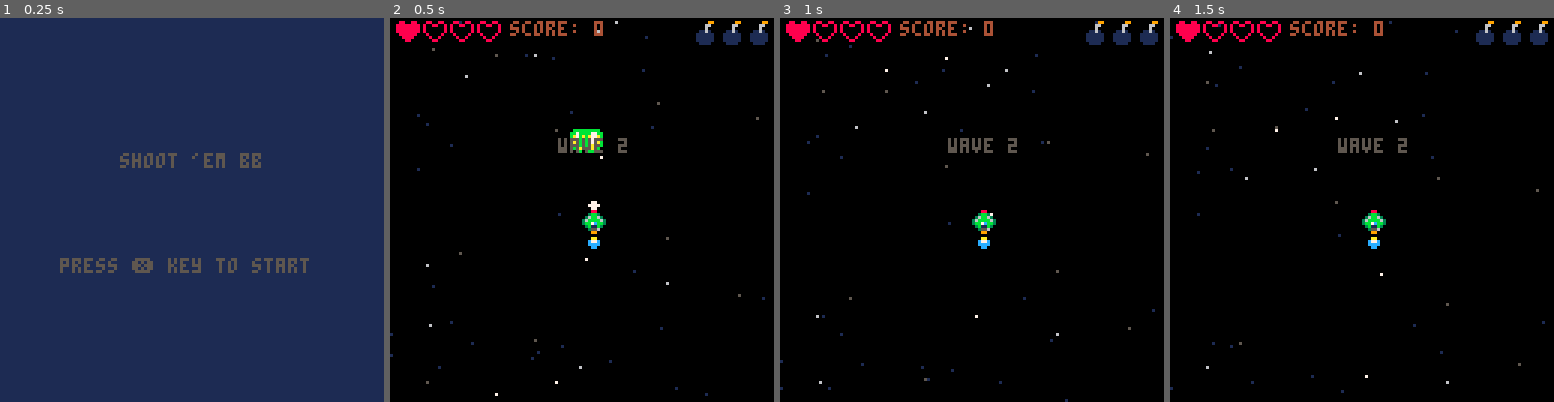
Above: before the commit, frames 1-4 (left to right).
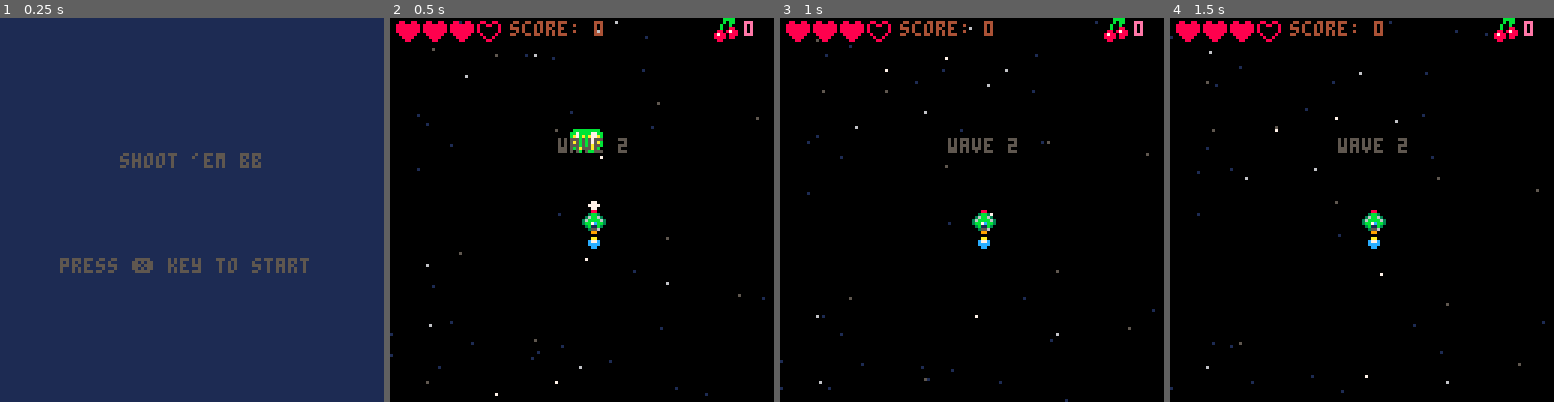
Above: after the commit, the same moments.

Repository: ata-o/shmup
Game: PICO-8 cartridge shmup.p8
The game is run twice, just before and just after one commit, with the same random seed, the same clock (stepped at 60 frames per second) and the same inputs.
Inputs:
- Up to frame 1 (0.25 s): no input
- Up to frame 2 (0.5 s): tap X (X key) at 0.33 s
- Up to frame 3 (1 s): tap O (Z key) at 0.7 s
- Up to frame 4 (1.5 s): tap X (X key) at 1.07 s

Frame 1 is identical in both runs. In frame 2, 1.0% of the frame differs, in the area x 9-99%, y 0-8%; in frame 3, 1.0%; in frame 4, 1.0%.

Commit message:
chore: polish pickups

Diff:
--- a/game_manager.lua
+++ b/game_manager.lua
@@ -27,13 +27,15 @@
 	game.bombspr = 14
 	game.bombempty = 15
 
+	game.cher=0
+
 	start_game()
 end
 
 function draw_ui()
 	print("score: " .. game.score, 40, 1, 4)
 	draw_hp()
-	draw_bombs()
+	draw_cher()
 end
 
 function draw_hp()
@@ -54,6 +56,11 @@
 			spr(game.bombempty, 120-(i*9-8),1)
 		end
 	end
+end
+
+function draw_cher()
+	spr(38, 108, 0)
+	print(game.cher, 118, 1, 14)
 end
 
 function draw_object(obj)
@@ -72,6 +79,13 @@
 		spry-=2
 	end
 	spr(obj.spr, sprx, spry, obj.sprw, obj.sprh)
+end
+
+function draw_outline(obj)
+	spr(obj.spr, obj.x+1, obj.y, obj.sprw, obj.sprh)
+	spr(obj.spr, obj.x-1, obj.y, obj.sprw, obj.sprh)
+	spr(obj.spr, obj.x, obj.y+1, obj.sprw, obj.sprh)
+	spr(obj.spr, obj.x, obj.y-1, obj.sprw, obj.sprh)
 end
 
 function make_object()
@@ -133,6 +147,9 @@
 				enem.flash=3
 				if enem.hp <= 0 then
 					kill_enemy(enem)
+					if rnd()<0.1 then
+						make_pickup(enem.x+3, enem.y+3)
+					end
 				end
 				if #enemies == 0 then
 					next_wave()
--- a/pickups.lua
+++ b/pickups.lua
@@ -4,14 +4,24 @@
 
 function make_pickup(x,y)
     p = make_object()
-    p.spr = 50
+    p.spr = 38
     p.x=x
     p.y=y
-    p.sy=1
+    p.sy=0.5
+    add(pickups, p)
 end
 
 function draw_pickups()
     for p in all(pickups) do
+        local col=7
+        if t%4<2 then
+            col=14
+        end
+        for i=1,15 do
+            pal(i,col)
+        end
+        draw_outline(p)
+        pal()
         draw_object(p)
     end
 end
@@ -19,5 +29,19 @@
 function move_pickups()
     for p in all(pickups) do
         move(p)
+        if p.y > 128 then
+            del(pickups, p)
+        end
     end
 end
+
+function check_pickup_collisions()
+    for p in all(pickups) do
+        if collide(p, ship) then
+            game.cher += 1
+            del(pickups, p)
+            make_shwave(p.x+4,p.y+4, 3, 6, 14, 1)
+            sfx(30)
+        end
+    end
+end
--- a/shmup.p8
+++ b/shmup.p8
@@ -29,14 +30,14 @@
 00baab00000000000009900003b7cb30000000000037730000377300003773000037730000000000000000000000000000000000000000000000000000000000
 00033000000000000000000000311300000000000303303003033030030330300303303000000000000000000000000000000000000000000000000000000000
 00000000000000000000000000055000000000000300003030000003030000300330033000000000000000000000000000000000000000000000000000000000
-0bbbb00000000000000000000000000000bbbb000000000000000000000000000000000000000000000000000000000000000000000000000000000000000000
-bb77bb0000bbbb000000000000bbbb000baaaab00000000000000000000000000000000000000000000000000000000000000000000000000000000000000000
-ba77ab000baaaab0000bb0000baaaab0baa77aab0000000000000000000000000000000000000000000000000000000000000000000000000000000000000000
-ba77ab000ba77ab000b77b000ba77ab0ba7777ab0000000000000000000000000000000000000000000000000000000000000000000000000000000000000000
-ba77ab000ba77ab000baab000ba77ab0ba7777ab0000000000000000000000000000000000000000000000000000000000000000000000000000000000000000
-bbaabb000baaaab0000330000baaaab0baa77aab0000000000000000000000000000000000000000000000000000000000000000000000000000000000000000
-0baab00000bbbb000000000000bbbb000baaaab00000000000000000000000000000000000000000000000000000000000000000000000000000000000000000
-00bb000000000000000000000000000000bbbb000000000000000000000000000000000000000000000000000000000000000000000000000000000000000000
+0bbbb00000000000000000000000000000bbbb0000000000000bbbb0000000000000000000000000000000000000000000000000000000000000000000000000
+bb77bb0000bbbb000000000000bbbb000baaaab000000000000b0bb0000000000000000000000000000000000000000000000000000000000000000000000000
+ba77ab000baaaab0000bb0000baaaab0baa77aab0000000000b00b00000000000000000000000000000000000000000000000000000000000000000000000000
+ba77ab000ba77ab000b77b000ba77ab0ba7777ab0000000000b00880000000000000000000000000000000000000000000000000000000000000000000000000
+ba77ab000ba77ab000baab000ba77ab0ba7777ab0000000008808788000000000000000000000000000000000000000000000000000000000000000000000000
+bbaabb000baaaab0000330000baaaab0baa77aab0000000087880888000000000000000000000000000000000000000000000000000000000000000000000000
+0baab00000bbbb000000000000bbbb000baaaab00000000088880880000000000000000000000000000000000000000000000000000000000000000000000000
+00bb000000000000000000000000000000bbbb000000000008800000000000000000000000000000000000000000000000000000000000000000000000000000
 00ee000000ee00000077000000000000000000000000000000000000000000000000000000000000000000000000000000000000000000000000000000000000
 0e22e0000e88e00007cc700000000000000000000000000000000000000000000000000000000000000000000000000000000000000000000000000000000000
 e2e82e00e87e8e007c77c70000000000000000000000000000000000000000000000000000000000000000000000000000000000000000000000000000000000
--- a/stages.lua
+++ b/stages.lua
@@ -20,6 +20,7 @@
 		check_ship_bounds()
 		check_bullet_collisions()
 		check_ebullet_collisions()
+		check_pickup_collisions()
 		check_collisions()
 		check_life()
 
@@ -114,7 +115,6 @@
 	game.stage="start"
 
 	game.score = 0
-	game.life = 1
 	game.blinkt = 1
  	make_background()
 	make_ship()
Not shown, changed: the sound effects (__sfx__) section of shmup.p8
